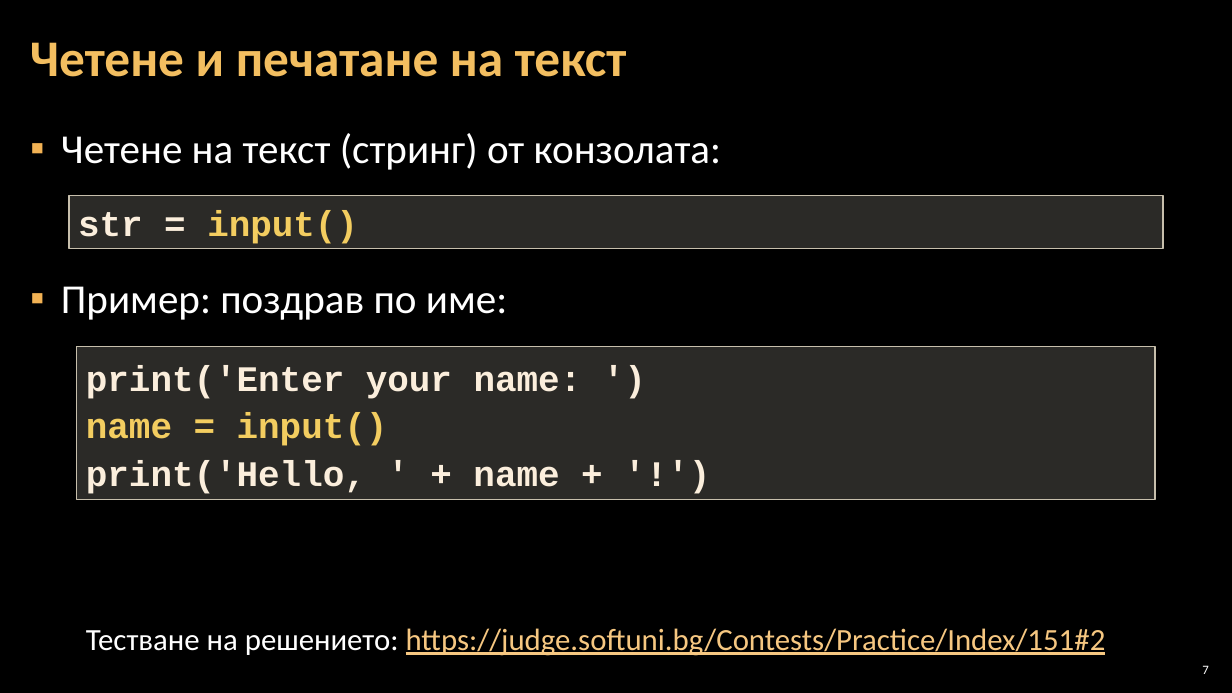
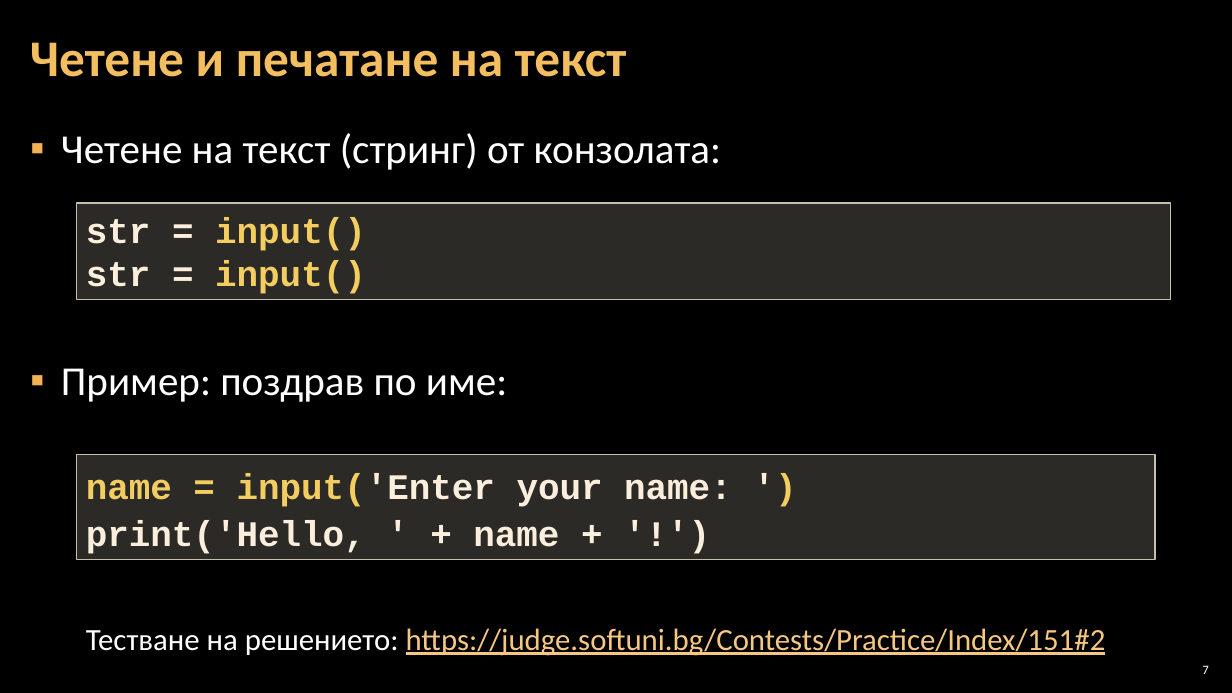
Before and after one commit to Software-University/Python-Basics, a slide deck: slide 7 of 2. Simple-Calculations/2. Simple-Calculations.pptx. Drawn at 1232x693 pixels with LibreOffice and Linux fonts; fonts in the diff are those of the drawing; background and template pictures are left out. Boxes give left, top, right and bottom in pixels: in the first picture for what was removed or moved away, otherwise in the second. Text is boxed around its words. In the diff, an @@ line names an element or a change of style, - is before the commit and + after.

```diff
--- a/2. Simple-Calculations/2. Simple-Calculations.pptx
+++ b/2. Simple-Calculations/2. Simple-Calculations.pptx
@@ text "Четене на текст (стринг) от ..." rewrapped from bbox=[61, 133, 721, 320] to bbox=[61, 133, 721, 402] @@
@@ rectangle "str = input()": place and size @@
-rectangle "str = input()" at bbox=[69, 196, 1164, 249]
+rectangle "str = input()" at bbox=[77, 203, 1171, 299]
@@ text in rectangle at bbox=[86, 261, 366, 294]: paragraph added @@
+str = input()
@@ rectangle "name = input('Enter your name: ...": place and size @@
-rectangle "name = input('Enter your name: ..." at bbox=[77, 347, 1155, 500]
+rectangle "name = input('Enter your name: ..." at bbox=[77, 455, 1155, 560]
@@ text in rectangle at bbox=[86, 473, 732, 507]: text changed @@
-print('Enter your name: ')
-name = input()
+name = input('Enter your name: ')
```
Also in this commit, not shown: 3 other slides changed, 3 other files.
